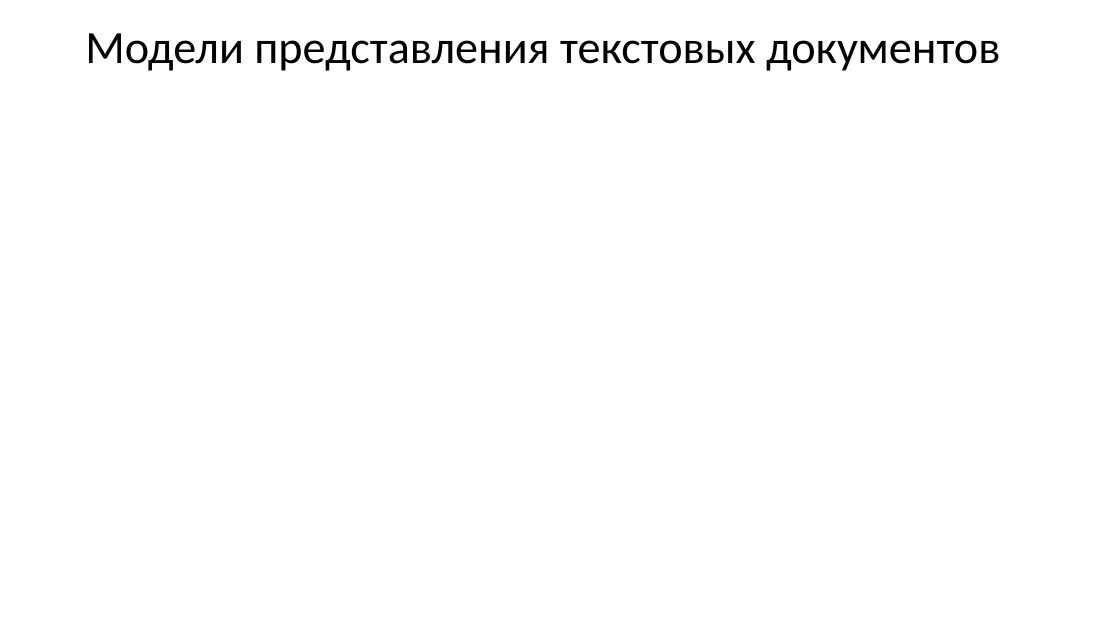
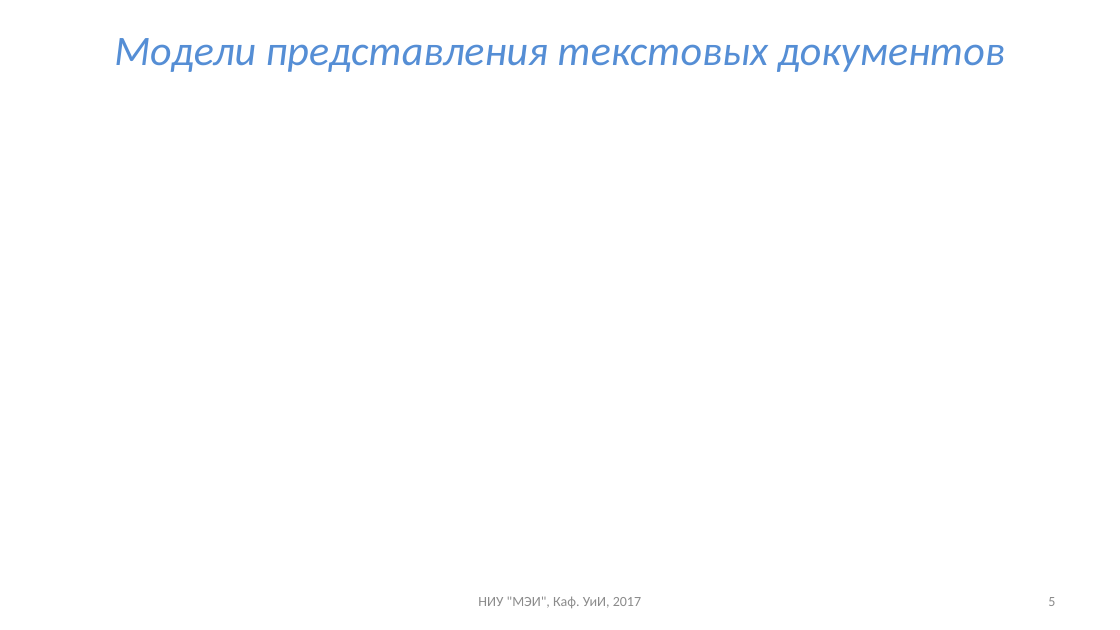
Before and after one commit to uii-mpei/uii-mpei.github.io, a slide deck: slide 5 of study/courses/iis/IIS_lec_2.pptx (slide 4 before the commit). Drawn at 1120x630 pixels with LibreOffice and Linux fonts; fonts in the diff are those of the drawing; grey boxes stand for pictures. Boxes give left, top, right and bottom in pixels: in the first picture for what was removed or moved away, otherwise in the second. Text is boxed around its words. In the diff, an @@ line names an element or a change of style, - is before the commit and + after.

```diff
--- a/study/courses/iis/IIS_lec_2.pptx
+++ b/study/courses/iis/IIS_lec_2.pptx
@@ title "Модели представления текстовых документов" at bbox=[114, 38, 1005, 72]: size 39.6 to 36 pt, text colour #000000 to #558ED5, italic on; alignment left to centre; line spacing 0.9 to 1 @@
@@ text added at bbox=[478, 596, 641, 608], 12 pt, text #8C8C8C @@
+НИУ "МЭИ", Каф. УиИ, 2017
@@ page number added at bbox=[1048, 597, 1055, 606], 12 pt, text #8C8C8C @@
+5
```
Also in this commit, not shown: 3 other slides changed, 19 slides added, 2 other files.
